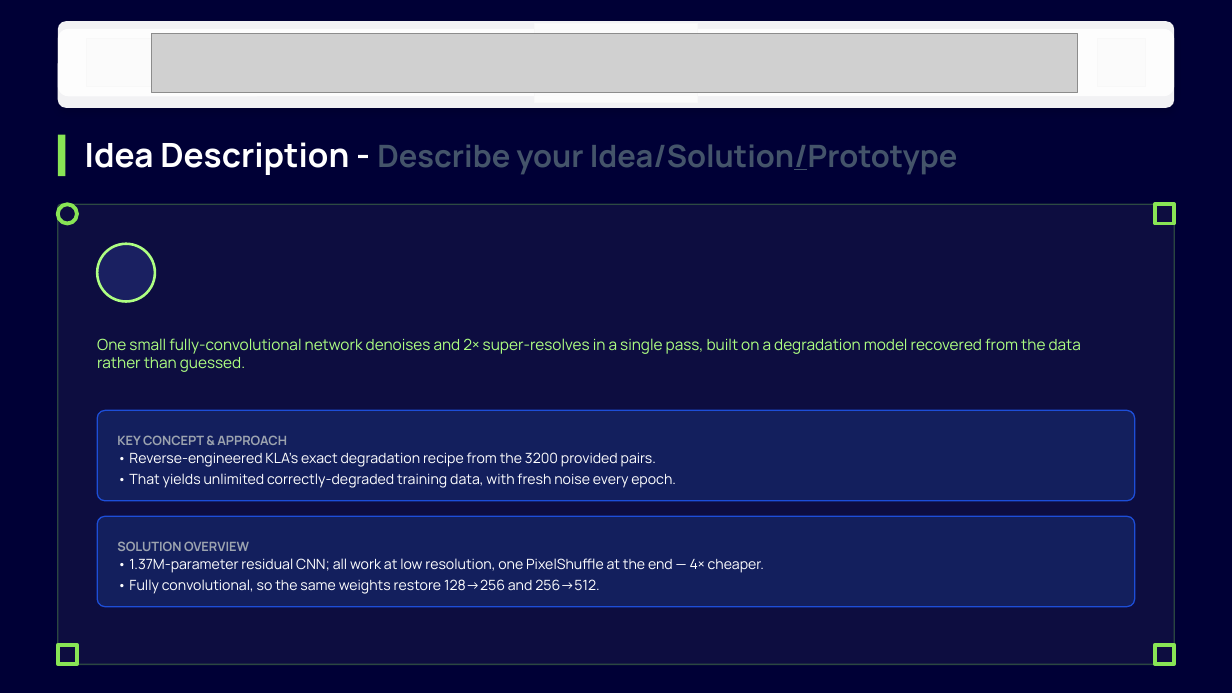
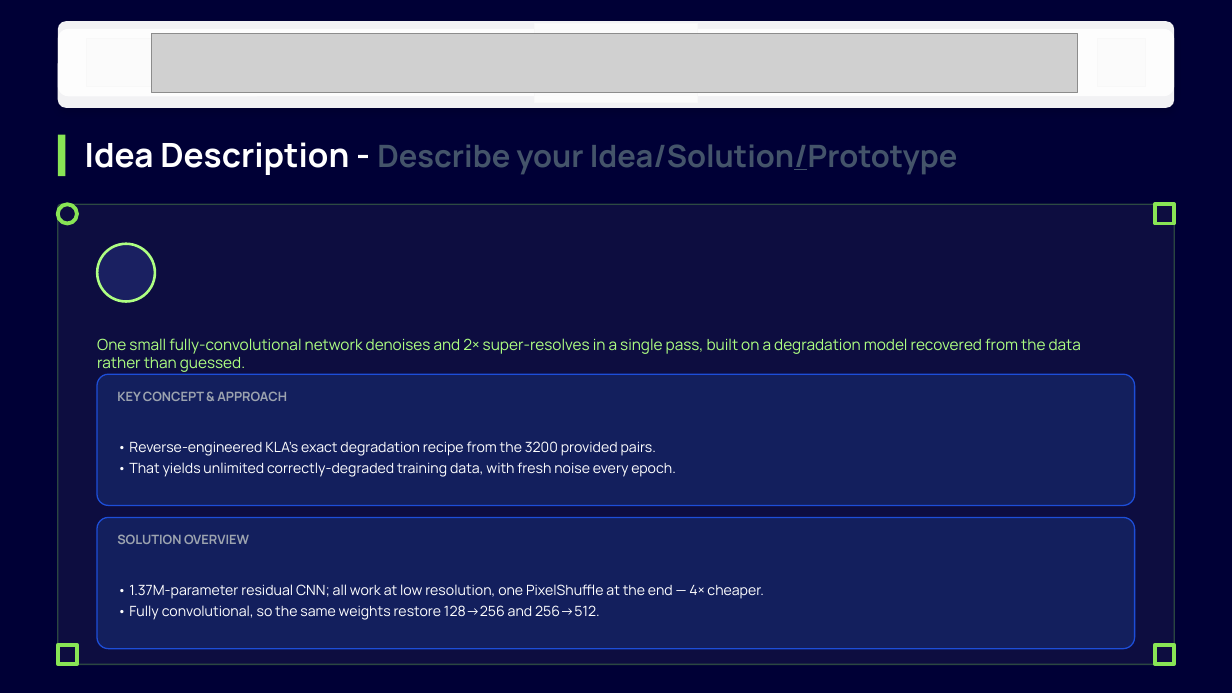
Before and after one commit to bevinj2255/i4c_hackathon, a slide deck: slide 3 of solution_presentation.pptx. Drawn at 1232x693 pixels with LibreOffice and Linux fonts; fonts in the diff are those of the drawing; grey boxes stand for pictures; background and template pictures are left out; a plain dark background stands for a picture behind light text. Boxes give left, top, right and bottom in pixels: in the first picture for what was removed or moved away, otherwise in the second. Text is boxed around its words. In the diff, an @@ line names an element or a change of style, - is before the commit and + after.

Commit message:
Proofread the deck by rendering it, and fix what that exposed
Set academic year to 4th. Then rendered all 7 PDF pages to images and looked at them,
rather than only checking that the text was present. Text can be correct and still be
unreadable, and five real defects were only visible that way:

  - the Proposed Solution bullets overflowed their card and printed over the SOLUTION
    DETAILS label. The card resize had silently done nothing: the selector filtered on
    'not sh.has_text_frame', but auto-shapes HAVE a text frame, so it matched no shapes
    and failed without error.
  - 'Bevin Punnoose Jacob' wrapped onto three lines and the email broke mid-word
    ('govindinferno@gmail.co / m') in the template's 1.2in boxes. Widened them.
  - two badge icons on the Impact slide sat on top of the metric text after the cards
    moved up; they now move with their labels.
  - the references were printed under the heading 'Prototype / Simulation Video', which
    mislabels them. They now have their own REFERENCES block, and the video box states
    plainly that no video was submitted.
  - the stack line listed finetune_ood, an experiment we measured and rejected. It
    contributed nothing to the shipped weights and does not belong on a results slide.

Cards are now sized to their content and text is placed inside them instead of being
allowed to spill.

```diff
--- a/solution_presentation.pptx
+++ b/solution_presentation.pptx
@@ rounded rectangle: place and size @@
-rounded rectangle at <box>97,410,1135,501</box>
+rounded rectangle at <box>97,374,1135,506</box>
@@ text "KEY CONCEPT & APPROACH": place and size @@
-text "KEY CONCEPT & APPROACH" at <box>117,435,287,445</box>
+text "KEY CONCEPT & APPROACH" at <box>117,391,287,401</box>
@@ text "• Reverse-engineered KLA's exact degradation ...": place and size @@
-text "• Reverse-engineered KLA's exact degradation ..." at <box>129,452,676,488</box>
+text "• Reverse-engineered KLA's exact degradation ..." at <box>129,441,676,477</box>
@@ rounded rectangle: place and size @@
-rounded rectangle at <box>97,517,1135,607</box>
+rounded rectangle at <box>97,518,1135,649</box>
@@ text "SOLUTION OVERVIEW": place and size @@
-text "SOLUTION OVERVIEW" at <box>117,541,249,551</box>
+text "SOLUTION OVERVIEW" at <box>117,534,249,544</box>
@@ text "• 1.37M-parameter residual CNN; all ...": place and size @@
-text "• 1.37M-parameter residual CNN; all ..." at <box>129,558,764,594</box>
+text "• 1.37M-parameter residual CNN; all ..." at <box>129,584,763,620</box>
```
Also in this commit, not shown: 6 other slides changed, 2 other files.
